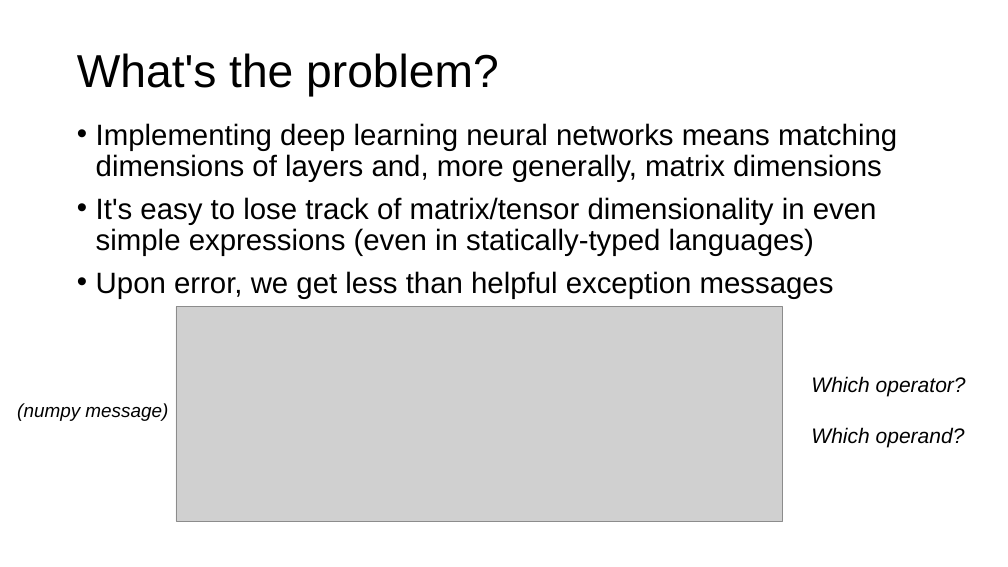
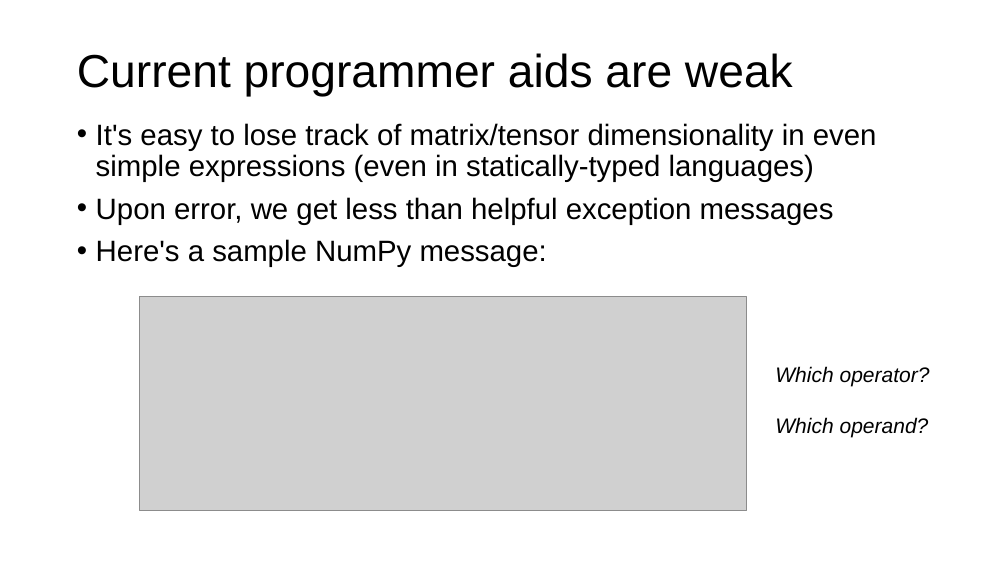
Before and after one commit to parrt/tensor-sensor, a slide deck: slide 3 of talks/strumenta/tensor-sensor.pptx (slide 2 before the commit). Drawn at 1008x567 pixels with LibreOffice and Linux fonts; fonts in the diff are those of the drawing; grey boxes stand for pictures; background and template pictures are left out. Boxes give left, top, right and bottom in pixels: in the first picture for what was removed or moved away, otherwise in the second. Text is boxed around its words. In the diff, an @@ line names an element or a change of style, - is before the commit and + after.

```diff
--- a/talks/strumenta/tensor-sensor.pptx
+++ b/talks/strumenta/tensor-sensor.pptx
@@ title at (77, 53, 793, 97): text changed @@
-What's the problem?
+Current programmer aids are weak
@@ text at (96, 123, 897, 182): paragraph removed @@
-• Implementing deep learning neural networks means matching dimensions of layers and, more generally, matrix dimensions
@@ text at (96, 239, 547, 267): paragraph added @@
+• Here's a sample NumPy message:
@@ picture: place and size @@
-picture at (176, 307, 783, 521)
+picture at (140, 296, 747, 510)
@@ text "Which operator?": place and size @@
-text "Which operator?" at (811, 376, 966, 447)
+text "Which operator?" at (775, 366, 930, 437)
@@ text removed at (17, 403, 168, 421) @@
-(numpy message)
```
Also in this commit, not shown: 13 other slides changed, 4 slides added, 1 slide removed, 1 other file.
